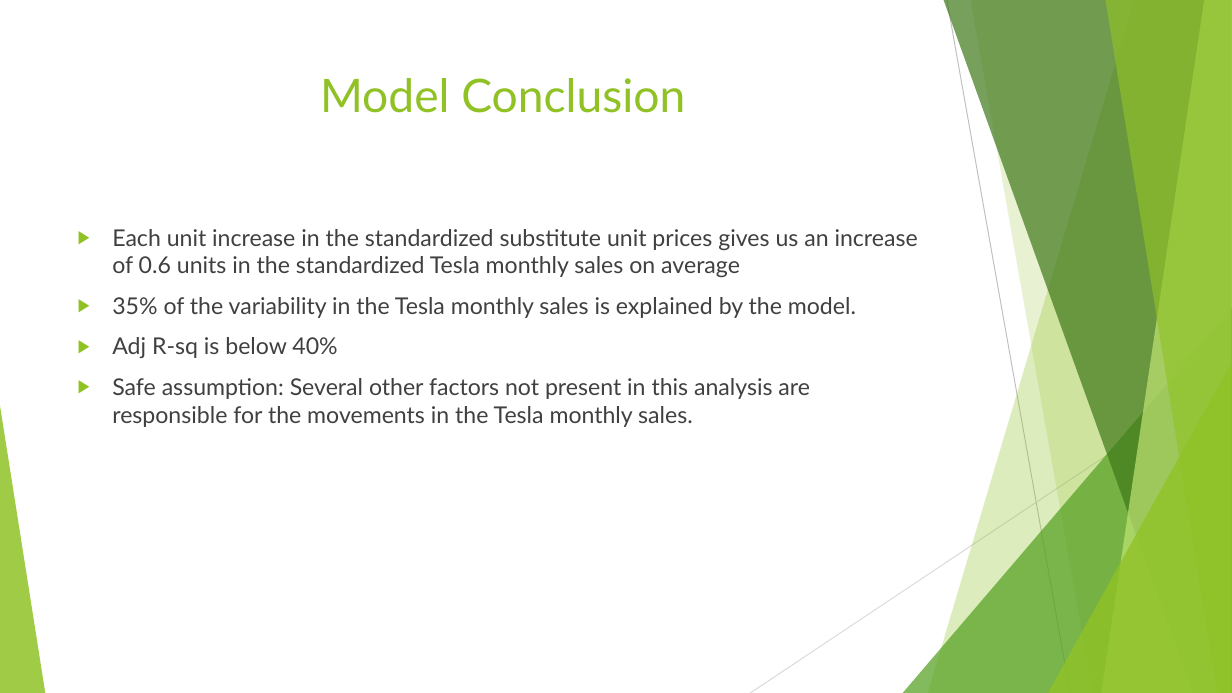
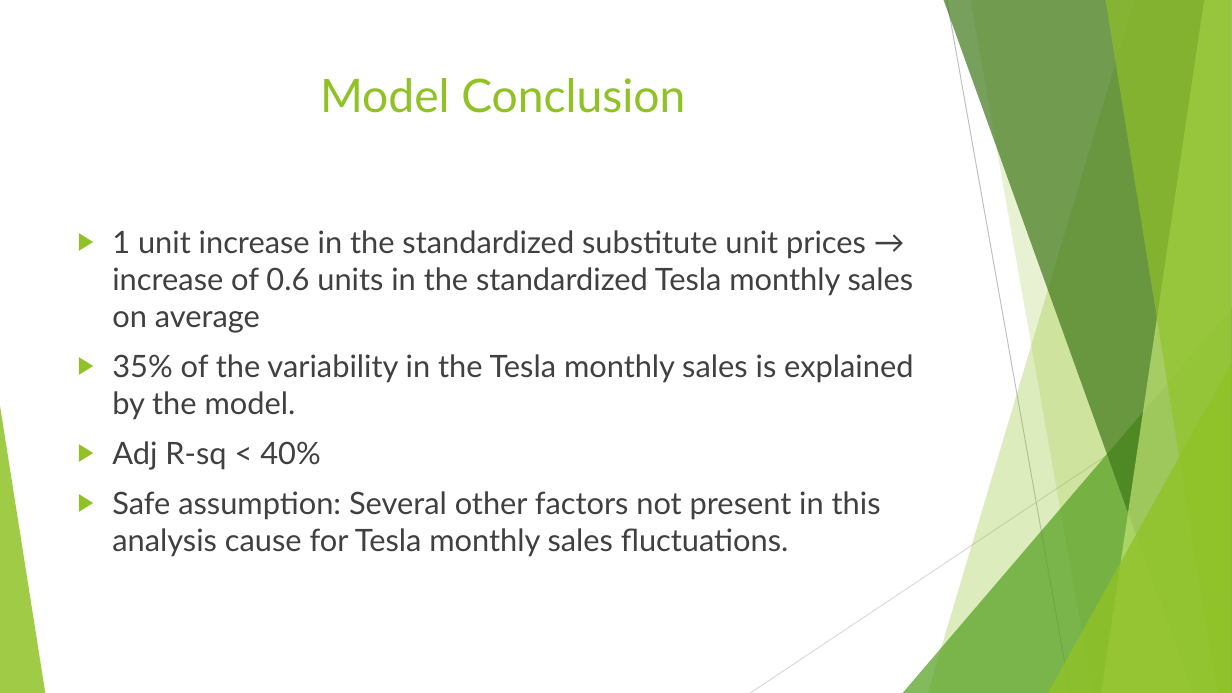
Before and after one commit to sonamgupta1105/Tesla_Analytics, a slide deck: slide 10 of finalPptTesla.pptx (slide 9 before the commit). Drawn at 1232x693 pixels with LibreOffice and Linux fonts; fonts in the diff are those of the drawing. Boxes give left, top, right and bottom in pixels: in the first picture for what was removed or moved away, otherwise in the second. Text is boxed around its words. In the diff, an @@ line names an element or a change of style, - is before the commit and + after.

```diff
--- a/finalPptTesla.pptx
+++ b/finalPptTesla.pptx
@@ text at box(112, 230, 914, 333): text changed; size 18 to 24 pt @@
-▶ Each unit increase in the standardized substitute unit prices gives us an increase of 0.6 units in the standardized Tesla monthly sales on average
+▶ 1 unit increase in the standardized substitute unit prices → increase of 0.6 units in the standardized Tesla monthly sales on average
@@ text at box(112, 354, 913, 420): size 18 to 24 pt in "35% of the variability in the Tesla ..." @@
@@ text at box(112, 441, 881, 557): text changed; size 18 to 24 pt @@
-▶ Adj R-sq is below 40%
-▶ Safe assumption: Several other factors not present in this analysis are responsible for the movements in the Tesla monthly sales.
+▶ Adj R-sq < 40%
+▶ Safe assumption: Several other factors not present in this analysis cause for Tesla monthly sales fluctuations.
```
Also in this commit, not shown: 14 other slides changed.
